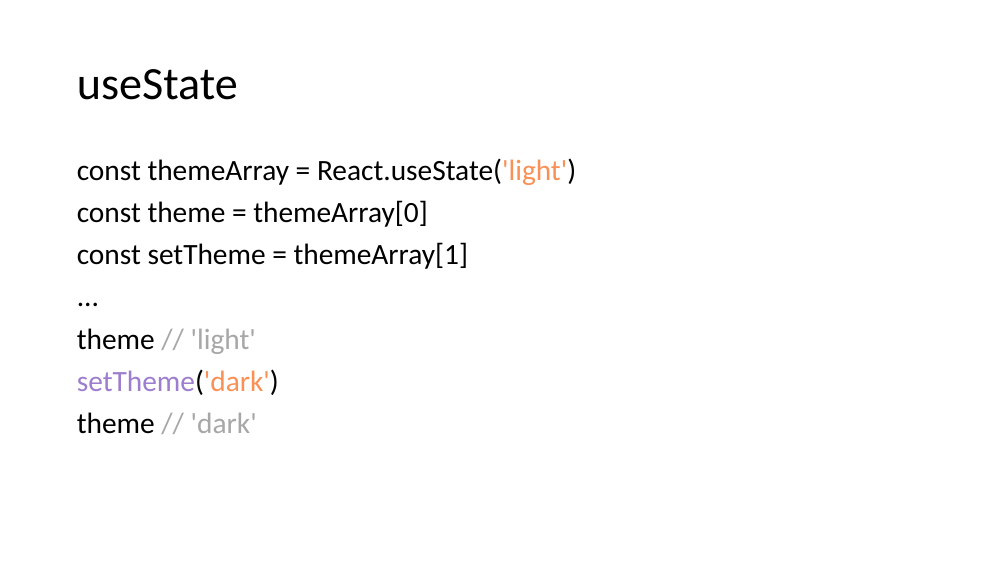
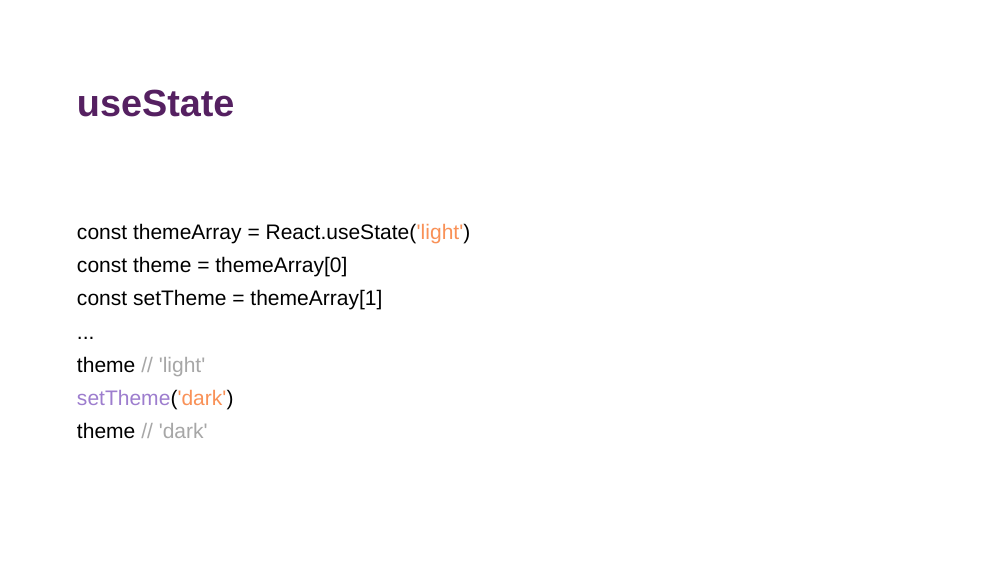
Before and after one commit to davidlambl/Lunch-and-Learns, a slide deck: slide 9 of Powerpoint Deck/React-State-Management.pptx. Drawn at 1008x567 pixels with LibreOffice and Linux fonts; fonts in the diff are those of the drawing. Boxes give left, top, right and bottom in pixels: in the first picture for what was removed or moved away, otherwise in the second. Text is boxed around its words. In the diff, an @@ line names an element or a change of style, - is before the commit and + after.

```diff
--- a/Powerpoint Deck/React-State-Management.pptx
+++ b/Powerpoint Deck/React-State-Management.pptx
@@ title "useState": place and size @@
-title "useState" at <box>77,69,238,100</box>
+title "useState" at <box>77,89,234,117</box>
@@ title "useState" at <box>77,89,234,117</box>: size 44 to 36 pt, font Calibri to Arial, text colour #000000 to #552061, bold on; vertical alignment middle to top @@
@@ text "const themeArray = React.useState('light')": place and size @@
-text "const themeArray = React.useState('light')" at <box>77,158,576,434</box>
+text "const themeArray = React.useState('light')" at <box>77,223,471,439</box>
@@ text "const themeArray = React.useState('light')" at <box>77,223,471,439</box>: size 28 to 20 pt, font Calibri to Arial @@
```
Also in this commit, not shown: 5 other slides changed, 3 slides added, 2 slides removed, 23 other files.
